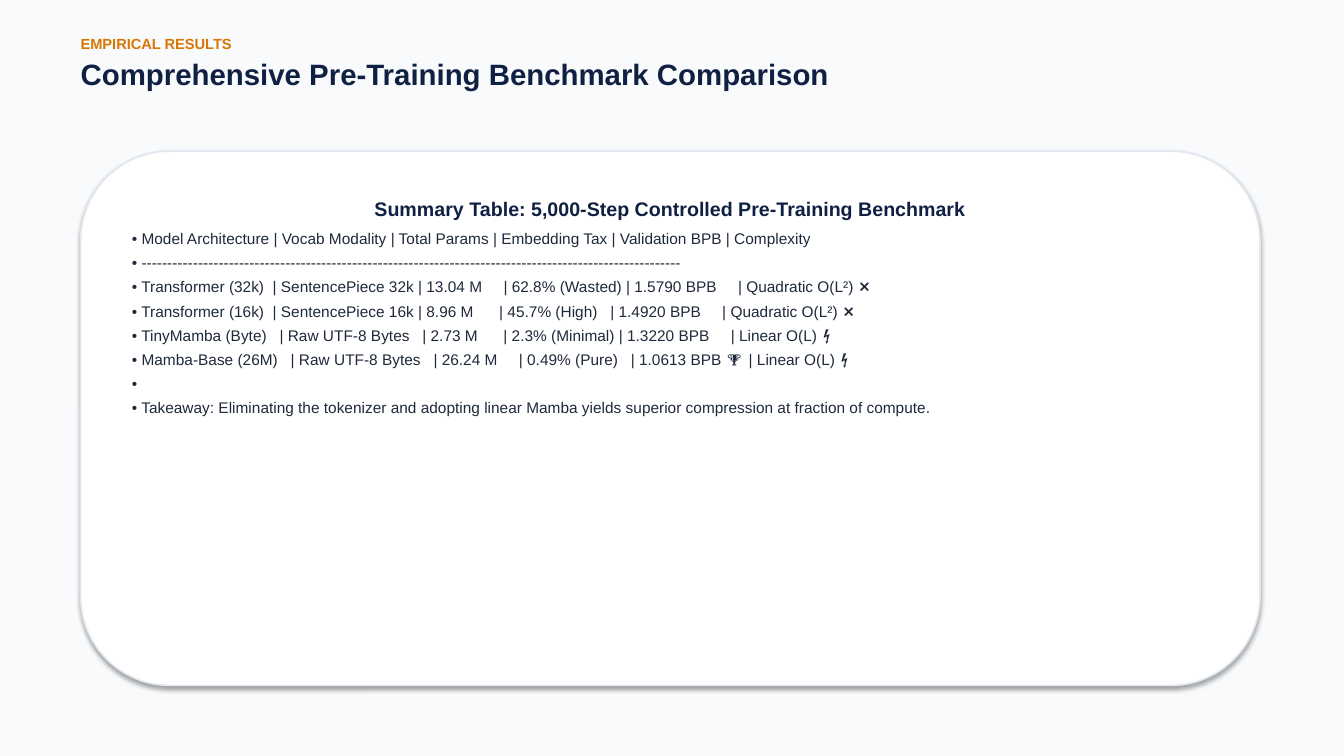
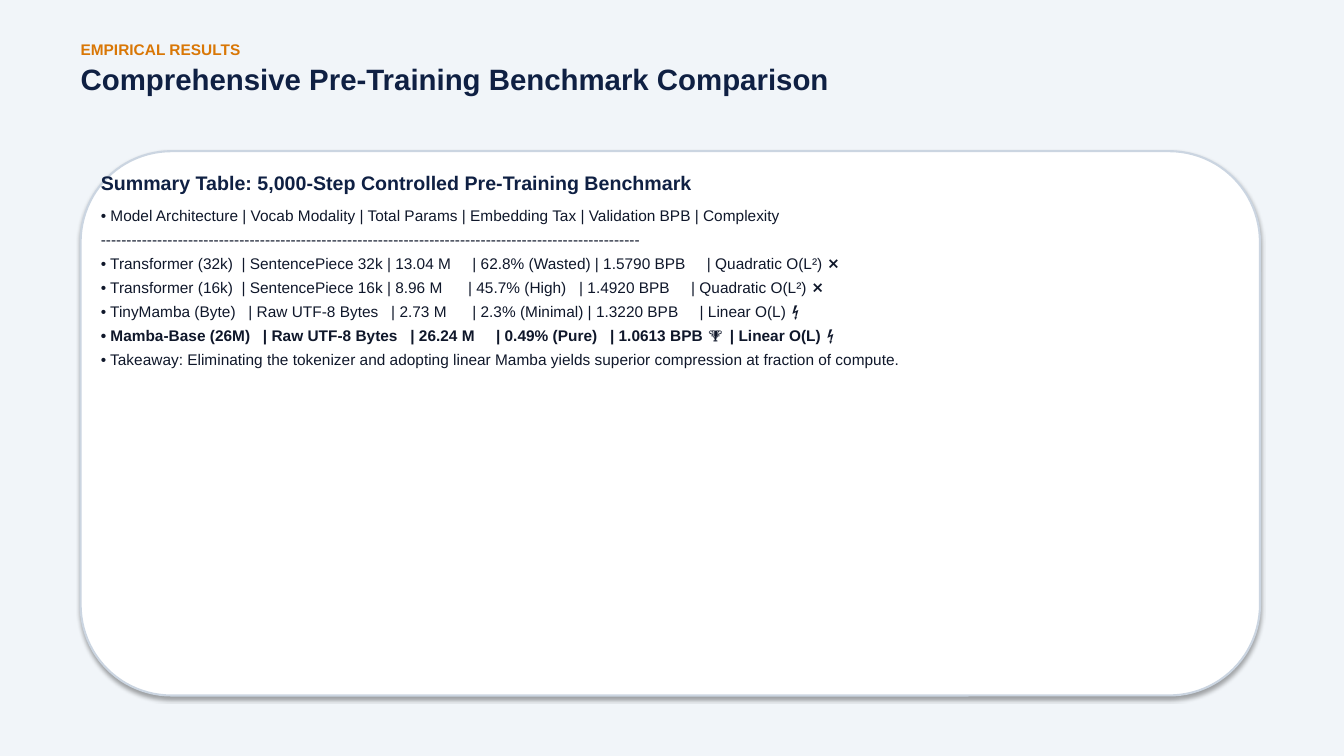
Before and after one commit to BekiChemeda/ML-Research, a slide deck: slide 21 of AMHARIC_MAMBA_PRESENTATION.pptx. Drawn at 1344x756 pixels with LibreOffice and Linux fonts; fonts in the diff are those of the drawing. Boxes give left, top, right and bottom in pixels: in the first picture for what was removed or moved away, otherwise in the second. Text is boxed around its words. In the diff, an @@ line names an element or a change of style, - is before the commit and + after.

Commit message:
Fix text rendering across all 31 slides in PPTX and PDF

```diff
--- a/AMHARIC_MAMBA_PRESENTATION.pptx
+++ b/AMHARIC_MAMBA_PRESENTATION.pptx
@@ background #F8FAFC to #F1F5F9 @@
@@ text at bbox=[81, 44, 240, 55]: size 10.5 to 11 pt in "EMPIRICAL RESULTS" @@
@@ rounded rectangle: place and size @@
-rounded rectangle at bbox=[81, 151, 1260, 686]
+rounded rectangle at bbox=[81, 151, 1260, 696]
@@ rounded rectangle at bbox=[81, 151, 1260, 696]: outline #E2E8F0 1.2 pt to #CBD5E1 1.5 pt @@
@@ text added at bbox=[101, 175, 898, 369], 11 pt, text #0F172A @@
+Summary Table: 5,000-Step Controlled Pre-Training Benchmark
+• Model Architecture | Vocab Modality | Total Params | Embedding Tax | Validation BPB | Complexity
+---------------------------------------------------------------------------------------------------------
+• Transformer (32k) | SentencePiece 32k | 13.04 M | 62.8% (Wasted) | 1.5790 BPB | Quadratic O(L²) ❌
+• Transformer (16k) | SentencePiece 16k | 8.96 M | 45.7% (High) | 1.4920 BPB | Quadratic O(L²) ❌
+• TinyMamba (Byte) | Raw UTF-8 Bytes | 2.73 M | 2.3% (Minimal) | 1.3220 BPB | Linear O(L) ⚡
+• Mamba-Base (26M) | Raw UTF-8 Bytes | 26.24 M | 0.49% (Pure) | 1.0613 BPB 🏆 | Linear O(L) ⚡
+• Takeaway: Eliminating the tokenizer and adopting linear Mamba yields superior compression at fraction of compute.
@@ text in rounded rectangle at bbox=[141, 201, 965, 416]: text removed @@
-Summary Table: 5,000-Step Controlled Pre-Training Benchmark
-• Model Architecture | Vocab Modality | Total Params | Embedding Tax | Validation BPB | Complexity
-• ---------------------------------------------------------------------------------------------------------
-• Transformer (32k) | SentencePiece 32k | 13.04 M | 62.8% (Wasted) | 1.5790 BPB | Quadratic O(L²) ❌
-• Transformer (16k) | SentencePiece 16k | 8.96 M | 45.7% (High) | 1.4920 BPB | Quadratic O(L²) ❌
-• TinyMamba (Byte) | Raw UTF-8 Bytes | 2.73 M | 2.3% (Minimal) | 1.3220 BPB | Linear O(L) ⚡
-• Mamba-Base (26M) | Raw UTF-8 Bytes | 26.24 M | 0.49% (Pure) | 1.0613 BPB 🏆 | Linear O(L) ⚡
-•
-• Takeaway: Eliminating the tokenizer and adopting linear Mamba yields superior compression at fraction of compute.
```
Also in this commit, not shown: 29 other slides changed, 1 other file.
